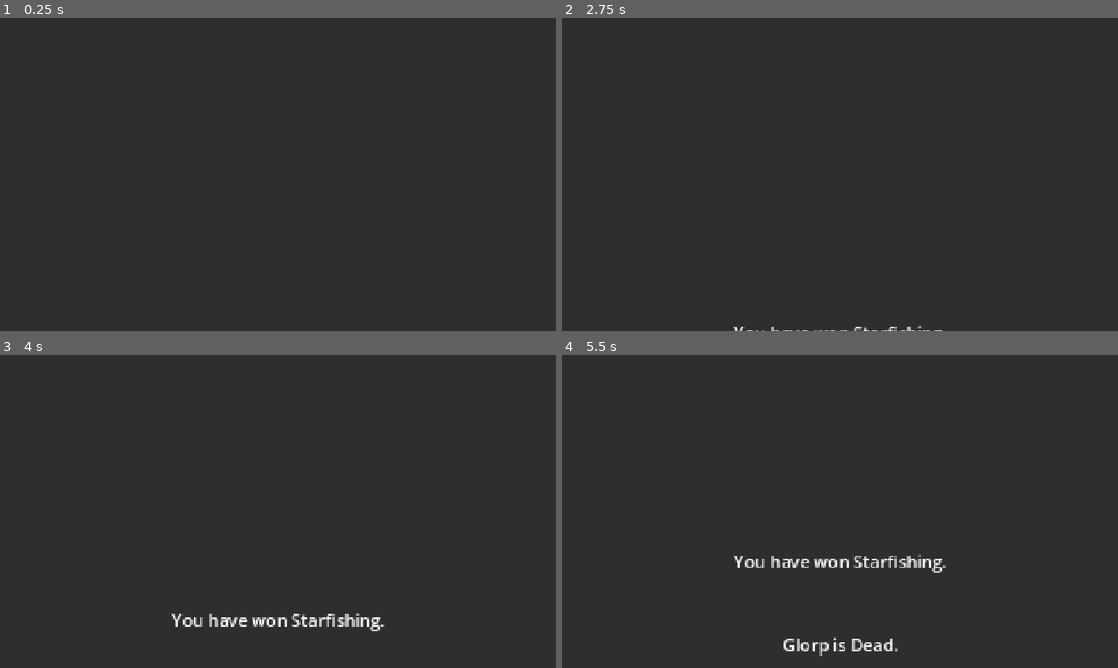
Above: before the commit, frames 1-4 (two rows, left to right).
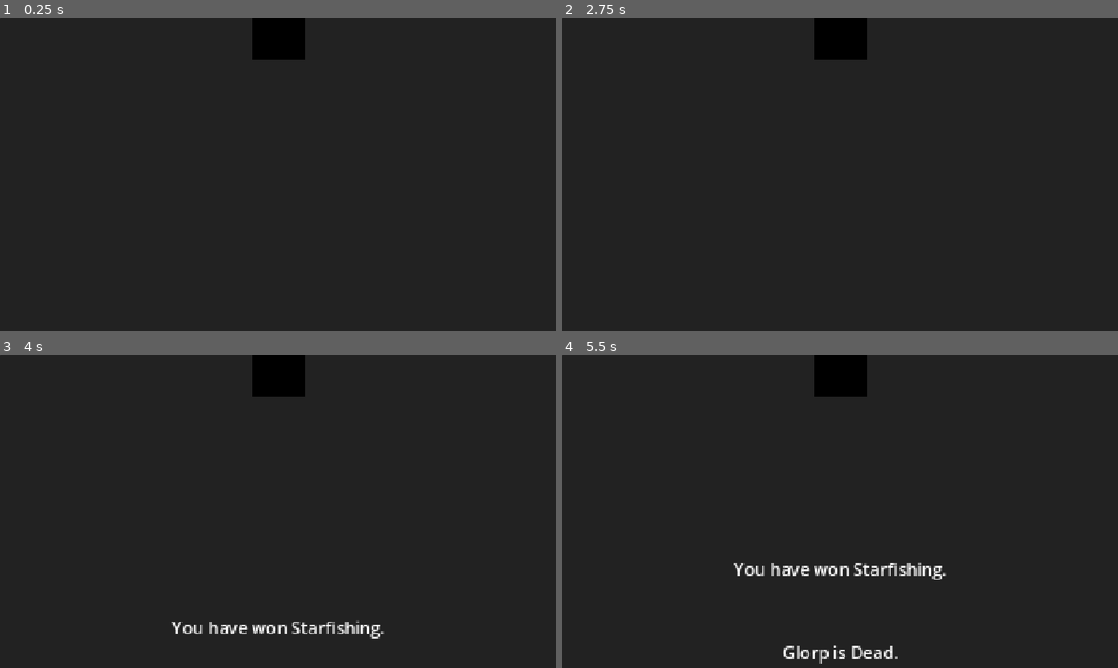
Above: after the commit, the same moments.

Repository: DudeNamedDarcy/CosmicJam2026
Game: Godot game, scene res://Scenes/Menus/win_credits.tscn
Same seed, same stepped clock (60 frames per second), same inputs: the game is played once before the commit and once after it. This scene is started directly instead of the project's main scene. Video files are missing from this copy of the repository; at most half a second of black plays in their place.
Inputs (mouse positions are in pixels of both pictures, inside the frame that each line leads up to):
- Up to frame 1 (0.25 s): no input
- Up to frame 2 (2.75 s): tap Enter at 0.5, 2 s; move the mouse to (962, 158) at 0.52 s; press the mouse at (962, 158) at 0.53 s; hold Right (ComboRight) 0.53-1.28 s; tap Space at 1.25 s; move the mouse to (728, 190) at 1.27 s; release the mouse at (728, 190) at 1.28 s; hold Down (ComboDown) 1.28-2.03 s; click (728, 190) at 1.35 s; move the mouse to (895, 105) at 2.02 s; press the mouse at (895, 105) at 2.03 s; hold Right (ComboRight) from 2.03 s (still down)
- Up to frame 3 (4 s): tap Space at 2.75 s; move the mouse to (250, 574) at 2.77 s; release Right (ComboRight) at 2.78 s; release the mouse at (250, 574) at 2.78 s; hold Up (ComboUp) 2.78-3.53 s; click (250, 574) at 2.85 s; move the mouse to (444, 558) at 3.52 s; press the mouse at (444, 558) at 3.53 s; hold Left (ComboLeft) from 3.53 s (still down)
- Up to frame 4 (5.5 s): move the mouse to (673, 464) at 4.27 s; release the mouse at (673, 464) at 4.28 s; click (673, 464) at 4.35 s; move the mouse to (867, 511) at 5.02 s; release Left (ComboLeft) at 5.03 s; press the mouse at (867, 511) at 5.03 s; hold Down (ComboDown) from 5.03 s (still down)

The runs differ from the first frame. In frame 1, 1.3% of the frame differs, in the area x 45-55%, y 0-14%; in frame 2, 1.4%; in frame 3, 2.6%; in frame 4, 3.3%, in the area x 30-70%, y 0-99%.

Commit message:
Good ending Credits

Diff:
--- a/Scenes/Menus/win_credits.tscn
+++ b/Scenes/Menus/win_credits.tscn
@@ -1,14 +1,36 @@
 [gd_scene format=3 uid="uid://chbnvl3ke5ij"]
 
 [ext_resource type="Script" uid="uid://bnomxs6v8sm6g" path="res://Scenes/Menus/credits_controller.gd" id="1_snsnl"]
+[ext_resource type="AudioStream" uid="uid://dn27r08fperji" path="res://Scenes/Audio/Music/endcredits_normal.mp3" id="2_vbr67"]
+[ext_resource type="VideoStream" uid="uid://d2666aeqc4t6k" path="res://Scenes/Video/dpu47-ydq5k.ogv" id="3_f0gr2"]
 
 [node name="WinCredits" type="Node2D" unique_id=1059538705]
 
 [node name="PanelContainer" type="PanelContainer" parent="." unique_id=728846895]
+visibility_layer = 2
 offset_right = 1155.0
 offset_bottom = 646.0
 size_flags_horizontal = 4
 size_flags_vertical = 4
+
+[node name="PanelContainer2" type="PanelContainer" parent="PanelContainer" unique_id=591619601]
+visibility_layer = 2
+layout_mode = 2
+offset_transform_scale = Vector2(9.935, 9.935)
+
+[node name="AspectRatioContainer" type="AspectRatioContainer" parent="PanelContainer/PanelContainer2" unique_id=1436842999]
+layout_mode = 2
+
+[node name="VideoStreamPlayer" type="VideoStreamPlayer" parent="PanelContainer/PanelContainer2/AspectRatioContainer" unique_id=1914601642]
+layout_mode = 2
+size_flags_horizontal = 4
+size_flags_vertical = 0
+offset_transform_enabled = true
+offset_transform_scale = Vector2(1.715, 1.715)
+stream = ExtResource("3_f0gr2")
+volume_db = -11.1
+autoplay = true
+loop = true
 
 [node name="VBoxContainer" type="VBoxContainer" parent="PanelContainer" unique_id=140269366]
 layout_mode = 2
@@ -40,6 +62,7 @@
 
 Darcy Loane-Billings
 
+
 Visuals:
 
 Norah Wilcox
@@ -52,11 +75,14 @@
 Simon Menad
 
 
-Thank you to CGD for organizing.
-
-Thank you to Renaud Bernier for being very handsome."
+Thank you to CGD for organizing."
 horizontal_alignment = 1
 vertical_alignment = 1
 max_lines_visible = 87
 script = ExtResource("1_snsnl")
 metadata/_edit_group_ = true
+
+[node name="AudioStreamPlayer2D" type="AudioStreamPlayer2D" parent="PanelContainer/VBoxContainer/Label" unique_id=35715337]
+stream = ExtResource("2_vbr67")
+autoplay = true
+parameters/looping = true
Not shown, added: Scenes/Audio/Music/endcredits_normal.mp3.import
Not shown, added: Scenes/Audio/Music/endcredits_normal.wav.import
Not shown, added: Scenes/Video/dpu47-ydq5k.ogv.uid
Not shown, added: Scenes/Audio/Music/endcredits_normal.mp3
Not shown, added: Scenes/Audio/Music/endcredits_normal.wav
Not shown, added: Scenes/Fish/fih_good_credits.gif
Not shown, added: Scenes/Video/dpu47-ydq5k.ogv
Not shown, added: Scenes/Video/fih_good_credits.gif
Not shown, added: Scenes/Video/fih_good_credits.mp4
